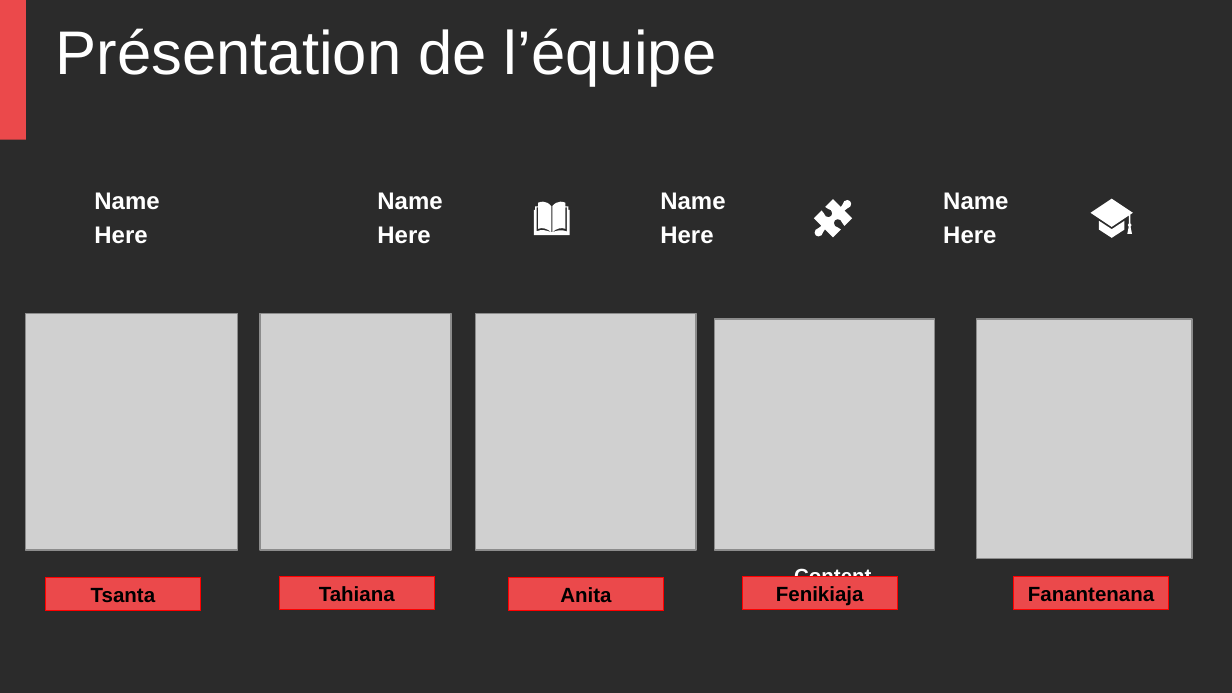
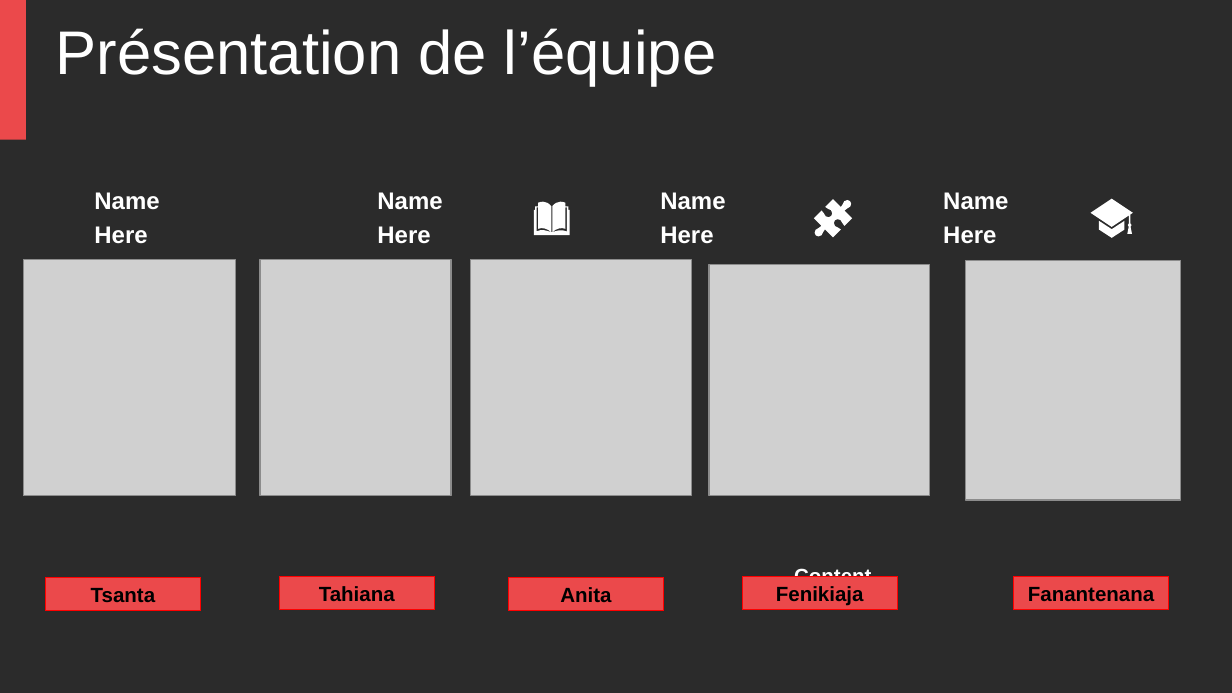
Before and after one commit to TahianaAndriambahoaka/hackathon-inter-univ-ftp-2022, a slide deck: slide 2 of slide.pptx. Drawn at 1232x693 pixels with LibreOffice and Linux fonts; fonts in the diff are those of the drawing; grey boxes stand for pictures; background and template pictures are left out; a plain dark background stands for a picture behind light text. Boxes give left, top, right and bottom in pixels: in the first picture for what was removed or moved away, otherwise in the second. Text is boxed around its words. In the diff, an @@ line names an element or a change of style, - is before the commit and + after.

```diff
--- a/slide.pptx
+++ b/slide.pptx
@@ picture: place and size @@
-picture at box(260, 313, 451, 549)
+picture at box(260, 259, 451, 495)
@@ 3 pictures: place and size @@
-3 pictures at box(26, 313, 935, 551)
+3 pictures at box(23, 259, 929, 496)
@@ picture: place and size @@
-picture at box(977, 319, 1193, 558)
+picture at box(965, 260, 1180, 499)
```
Also in this commit, not shown: 2 other slides changed.
